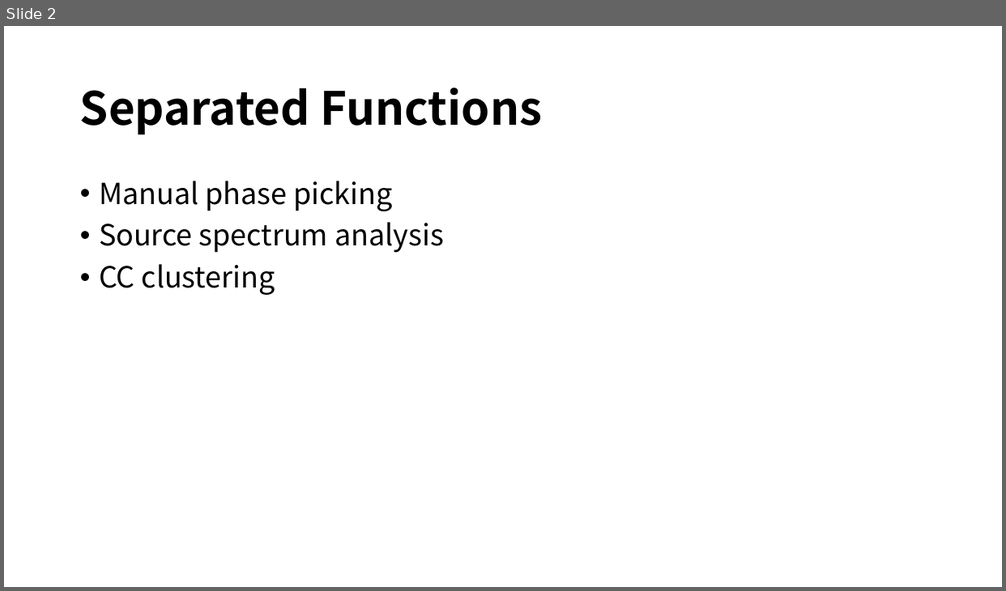
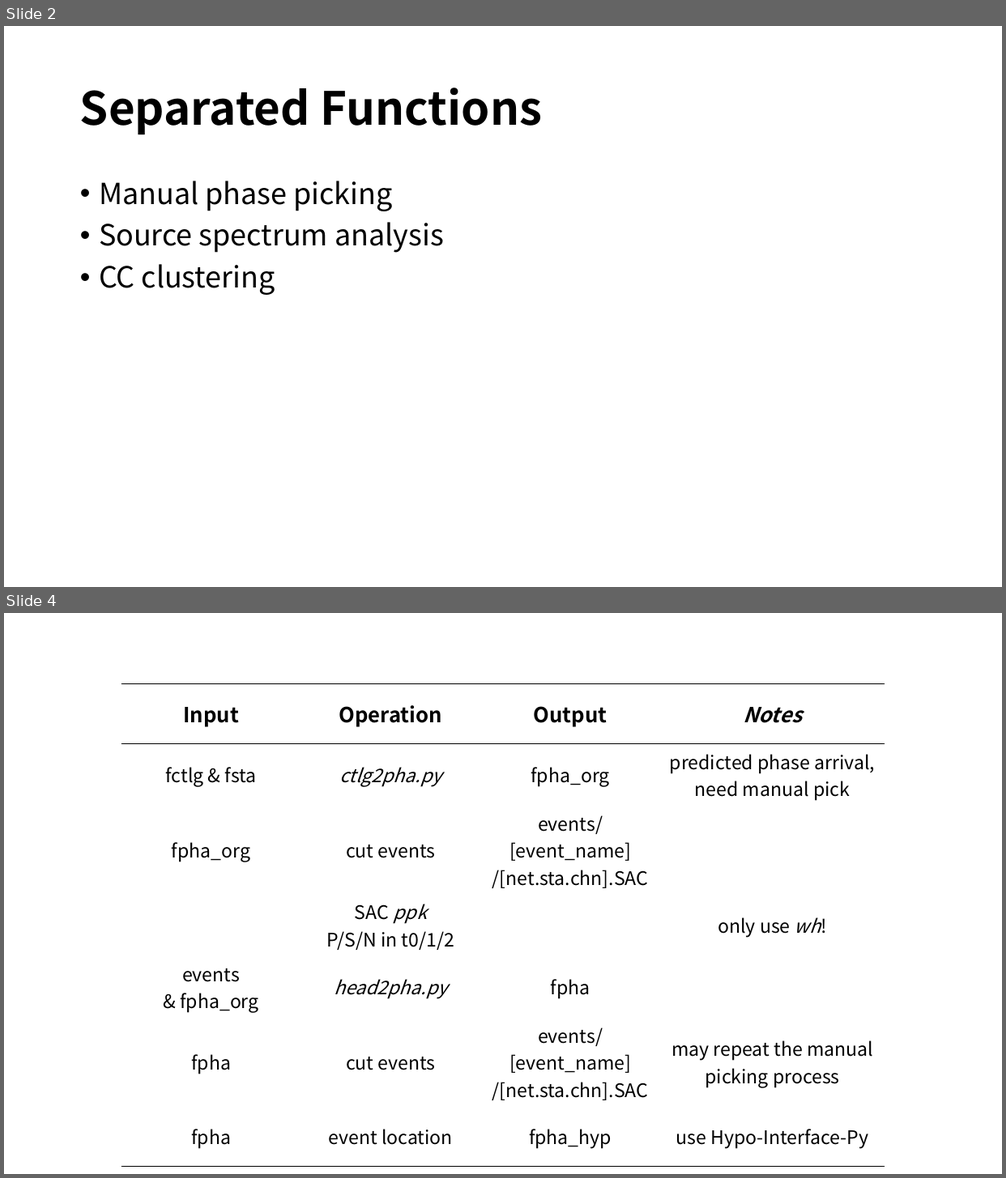
Before and after one commit to YijianZhou/Manual-Analysis-Helper, a slide deck: doc/MAH_Workflow.pptx. Shown one above the other, each under a label of ours: slide 2 before the commit, slides 2 and 4 after it; the slides between them are not shown. The pictures are 1006x591 and 1006x1178 pixels, drawn with LibreOffice and Linux fonts; fonts in the diff are those of the drawing. Boxes give left, top, right and bottom in pixels: in the first picture for what was removed or moved away, otherwise in the second. Text is boxed around its words. In the diff, an @@ line names an element or a change of style, - is before the commit and + after.

```diff
--- a/doc/MAH_Workflow.pptx
+++ b/doc/MAH_Workflow.pptx
@@ slide 4 added at <box>4,613,1002,1174</box>, background #FFFFFF @@
@@ table added at <box>121,684,885,1152</box>, 7 rows, 4 columns @@
+Input | Operation | Output | Notes
+fctlg & fsta | ctlg2pha.py | fpha_org | predicted phase arrival, need manual pick
+fpha_org | cut events | events/[event_name] / /[net.sta.chn].SAC | 
+ | SAC ppk / P/S/N in t0/1/2 |  | only use wh!
+events / & fpha_org | head2pha.py | fpha | 
+fpha | cut events | events/[event_name] / /[net.sta.chn].SAC | may repeat the manual picking process
+fpha | event location | fpha_hyp | use Hypo-Interface-Py
```
Also in this commit, not shown: 3 slides changed, 2 other slides added.
